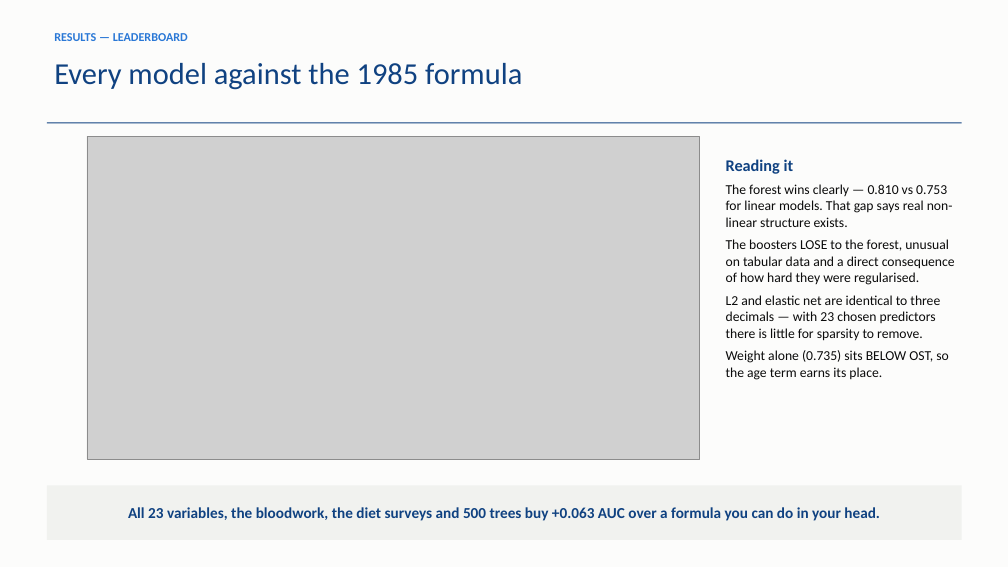
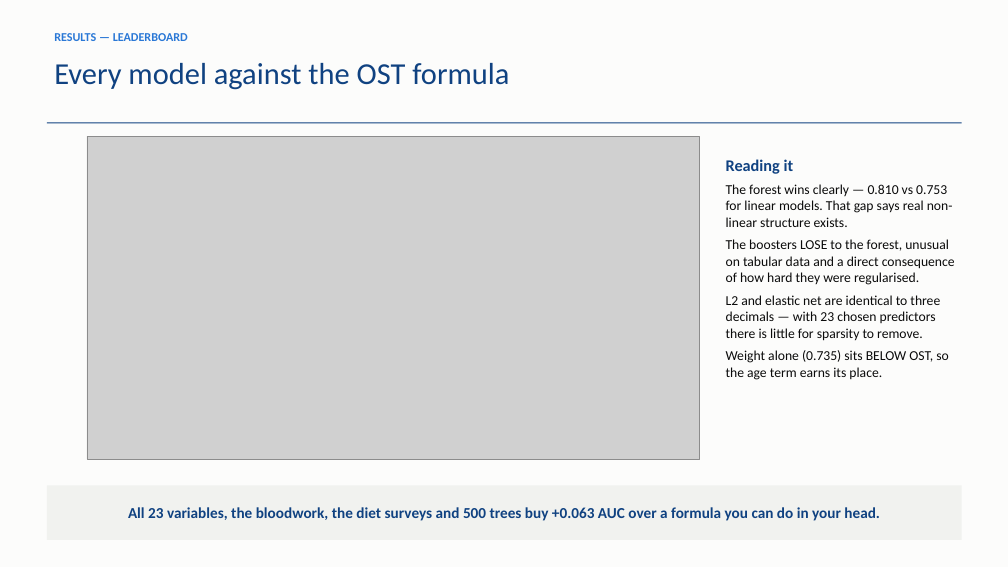
Before and after one commit to am12-dev/sf_26-27, a slide deck: slide 15 of Notes/Osteoporosis_ML_Specialist_Briefing.pptx. Drawn at 1008x567 pixels with LibreOffice and Linux fonts; fonts in the diff are those of the drawing; grey boxes stand for pictures. Boxes give left, top, right and bottom in pixels: in the first picture for what was removed or moved away, otherwise in the second. Text is boxed around its words. In the diff, an @@ line names an element or a change of style, - is before the commit and + after.

```diff
--- a/Notes/Osteoporosis_ML_Specialist_Briefing.pptx
+++ b/Notes/Osteoporosis_ML_Specialist_Briefing.pptx
@@ text at (54, 63, 509, 90): text changed @@
-Every model against the 1985 formula
+Every model against the OST formula
```
Also in this commit, not shown: 3 other slides changed, 2 other files.
